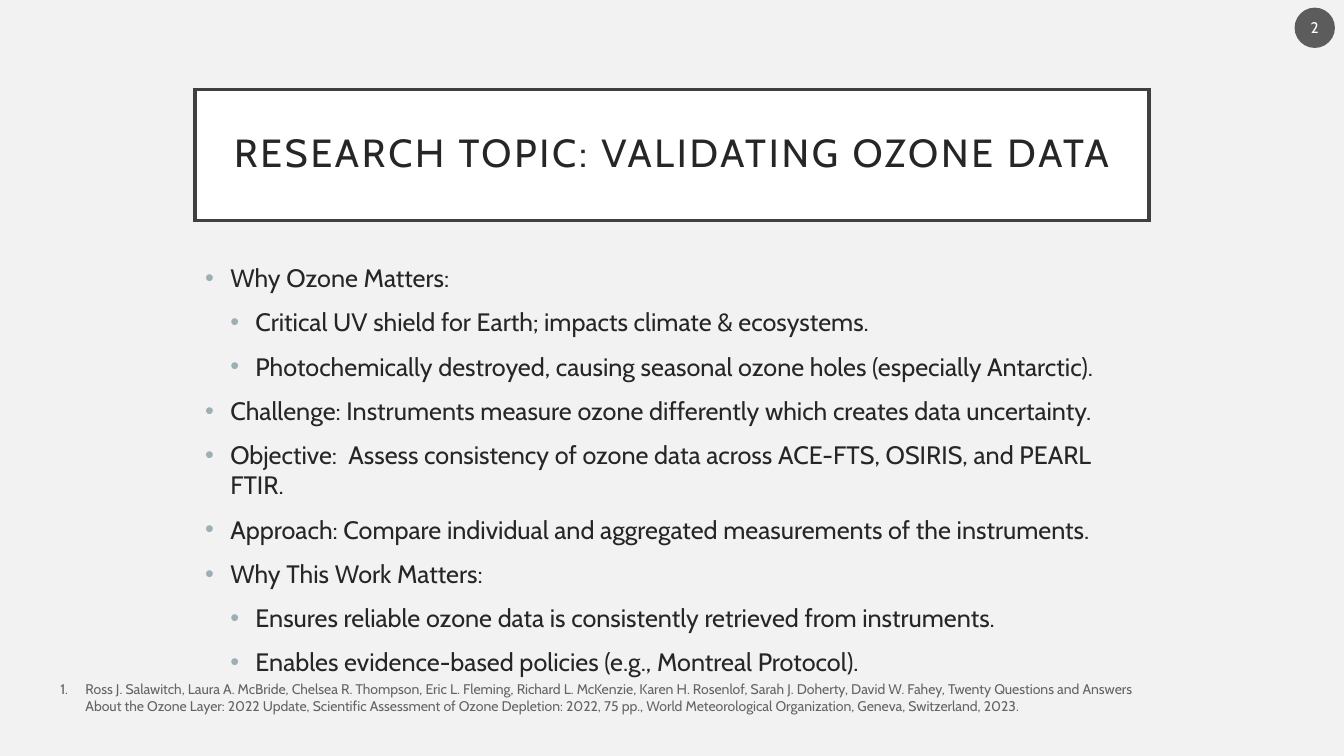
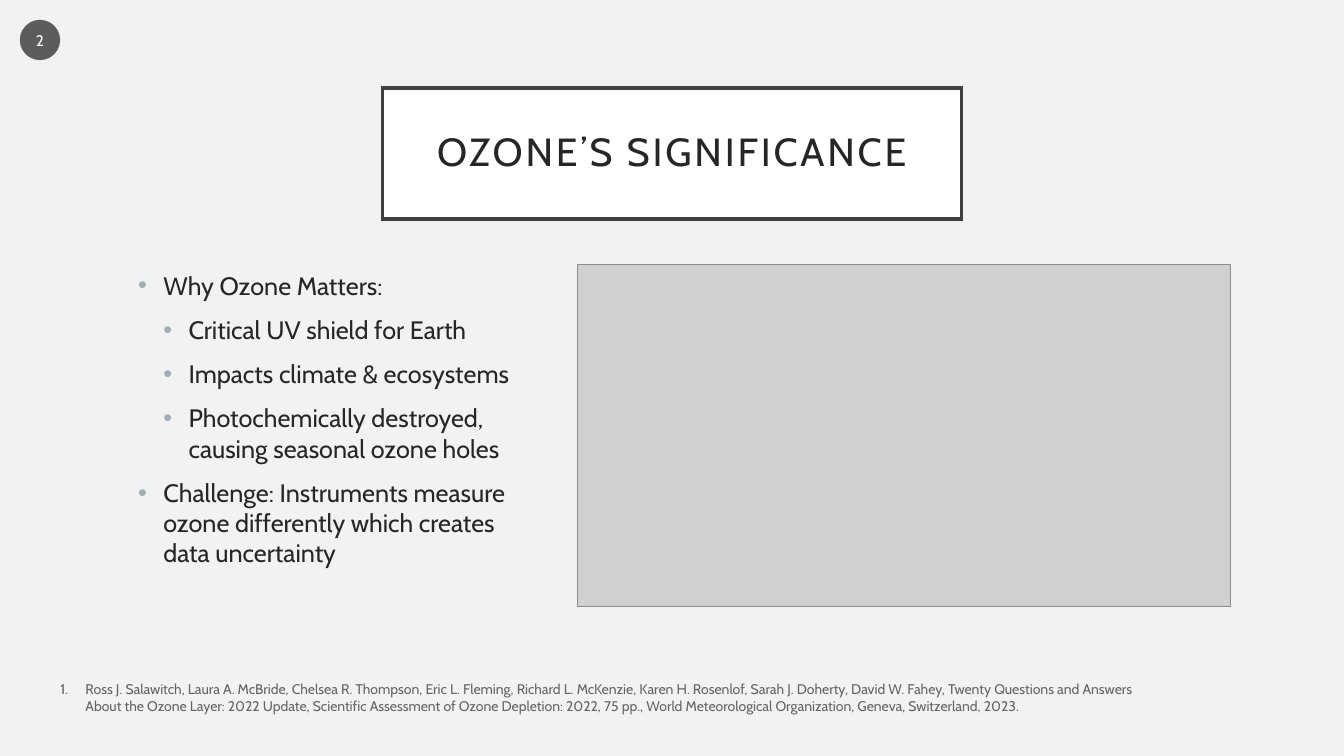
Before and after one commit to Sallamsaka/ozone-measurement-comparison, a slide deck: slide 2 of Midterm Presentation1.pptx. Drawn at 1344x756 pixels with LibreOffice and Linux fonts; fonts in the diff are those of the drawing; grey boxes stand for pictures. Boxes give left, top, right and bottom in pixels: in the first picture for what was removed or moved away, otherwise in the second. Text is boxed around its words. In the diff, an @@ line names an element or a change of style, - is before the commit and + after.

```diff
--- a/Midterm Presentation1.pptx
+++ b/Midterm Presentation1.pptx
@@ page number: place and size @@
-page number at [1295,8,1335,48]
+page number at [20,20,60,60]
@@ title "OZONE’S SIGNIFICANCE": place and size @@
-title "OZONE’S SIGNIFICANCE" at [195,90,1149,221]
+title "OZONE’S SIGNIFICANCE" at [382,88,962,219]
@@ title at [437,136,906,167]: text changed @@
-RESEARCH TOPIC: VALIDATING OZONE DATA
+OZONE’S SIGNIFICANCE
@@ text "Why Ozone Matters:": place and size @@
-text "Why Ozone Matters:" at [230,268,1093,678]
+text "Why Ozone Matters:" at [163,276,509,568]
@@ picture added at [578,265,1231,607] @@
@@ text at [163,320,509,568]: text changed @@
-  • Critical UV shield for Earth; impacts climate & ecosystems.
-  • Photochemically destroyed, causing seasonal ozone holes (especially Antarctic).
-• Challenge: Instruments measure ozone differently which creates data uncertainty.
-• Objective: Assess consistency of ozone data across ACE-FTS, OSIRIS, and PEARL FTIR.
-• Approach: Compare individual and aggregated measurements of the instruments.
-• Why This Work Matters:
-  • Ensures reliable ozone data is consistently retrieved from instruments.
-  • Enables evidence-based policies (e.g., Montreal Protocol).
+  • Critical UV shield for Earth
+  • Impacts climate & ecosystems
+  • Photochemically destroyed, causing seasonal ozone holes
+• Challenge: Instruments measure ozone differently which creates data uncertainty
```
Also in this commit, not shown: 12 other slides changed, 1 slide added, 1 slide removed, 21 other files.
